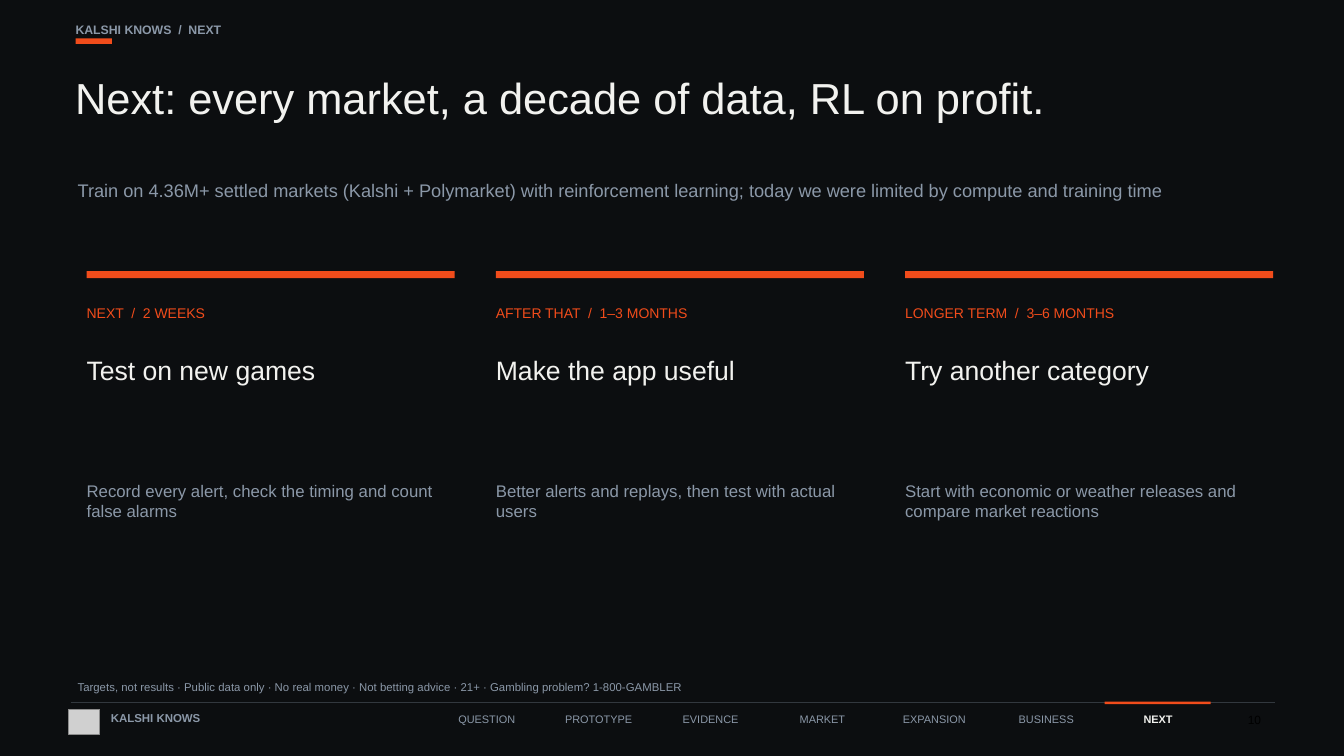
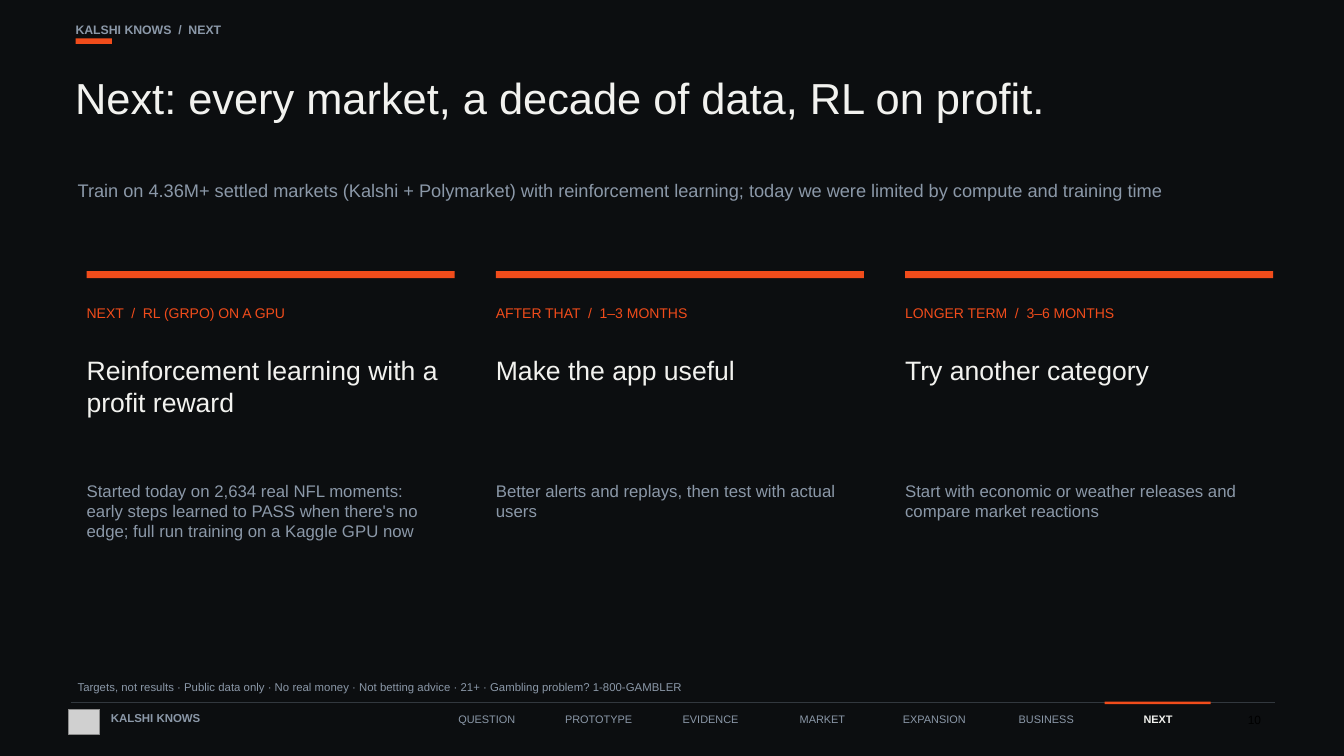
Before and after one commit to faisal-nabulsi/kalshi-knows, a slide deck: slide 10 of slides/Kalshi_Knows_FINAL.pptx. Drawn at 1344x756 pixels with LibreOffice and Linux fonts; fonts in the diff are those of the drawing; grey boxes stand for pictures. Boxes give left, top, right and bottom in pixels: in the first picture for what was removed or moved away, otherwise in the second. Text is boxed around its words. In the diff, an @@ line names an element or a change of style, - is before the commit and + after.

```diff
--- a/slides/Kalshi_Knows_FINAL.pptx
+++ b/slides/Kalshi_Knows_FINAL.pptx
@@ text at (87, 308, 285, 321): text changed @@
-NEXT / 2 WEEKS
+NEXT / RL (GRPO) ON A GPU
@@ text at (87, 360, 438, 417): text changed @@
-Test on new games
+Reinforcement learning with a profit reward
@@ text at (87, 485, 418, 541): text changed @@
-Record every alert, check the timing and count false alarms
+Started today on 2,634 real NFL moments: early steps learned to PASS when there's no edge; full run training on a Kaggle GPU now
```
Also in this commit, not shown: 1 other slide changed.
